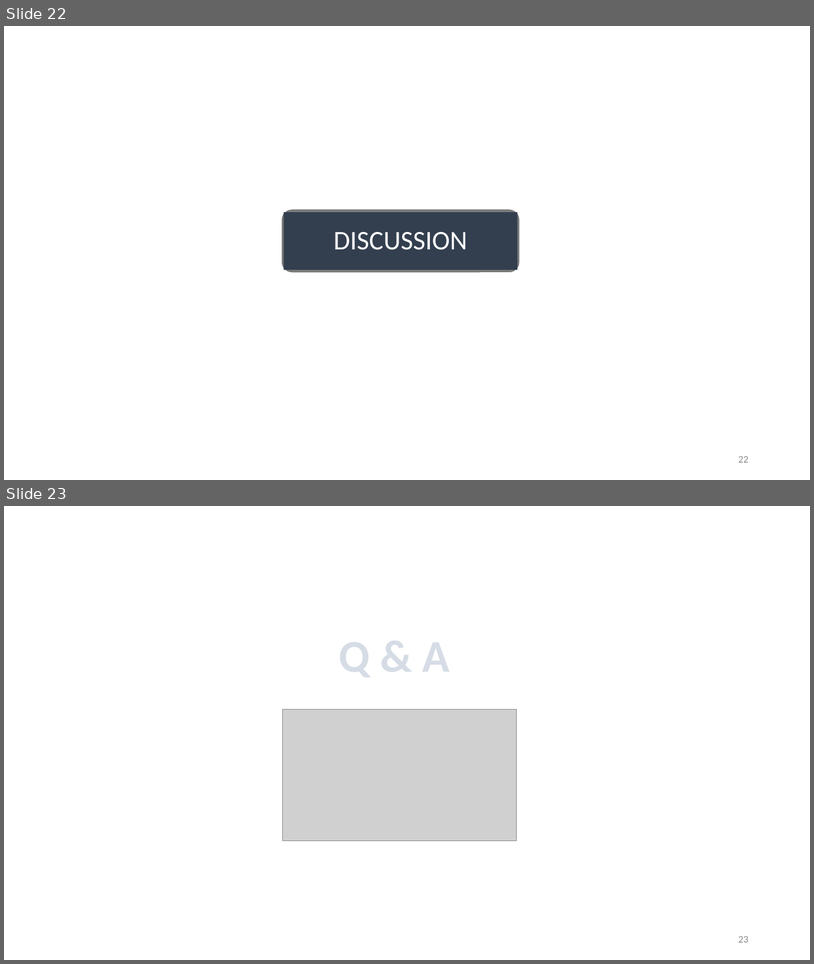
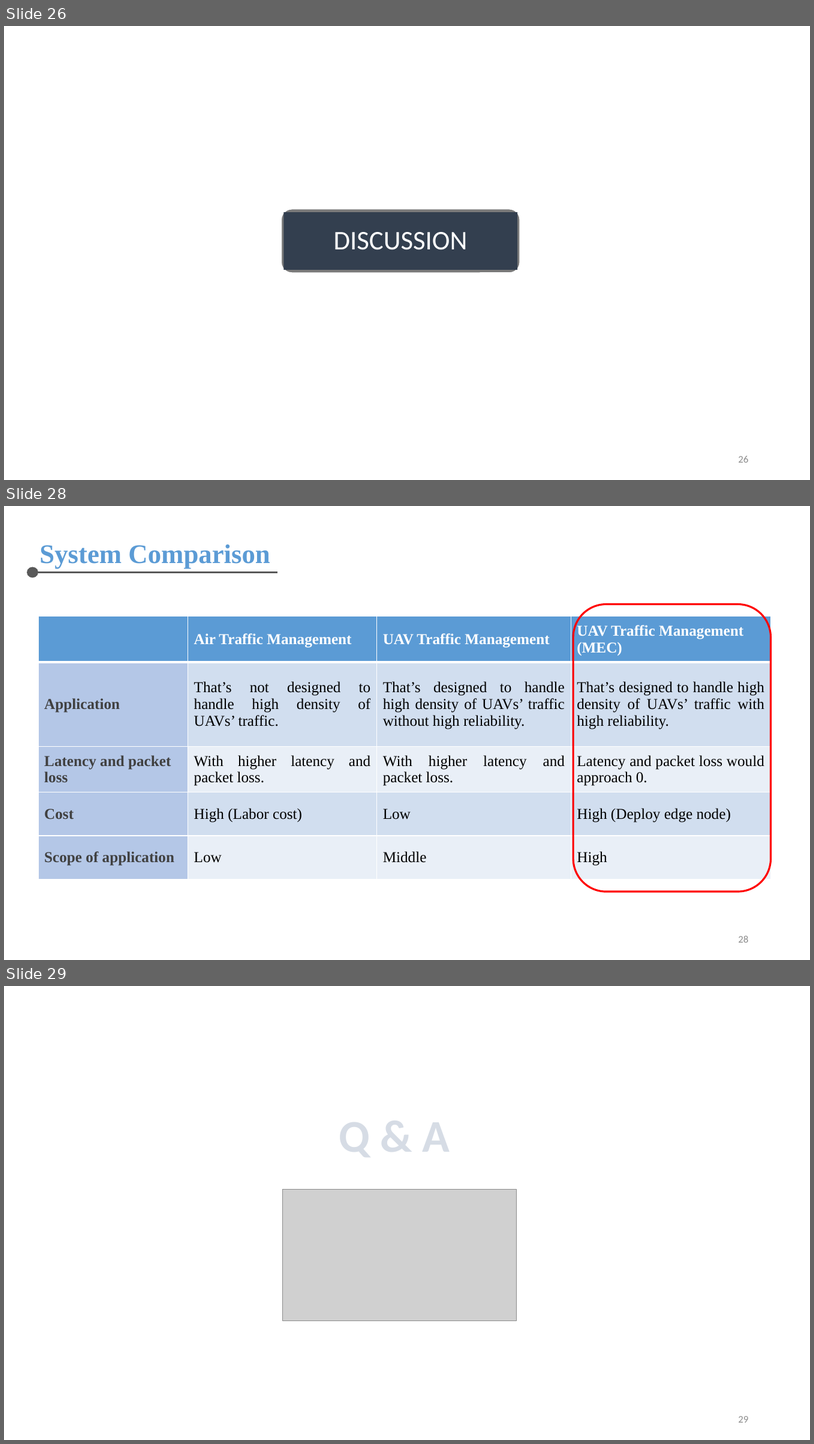
Before and after one commit to chris-nthu/communication, a slide deck: wireless_network/PaperReading/Report.pptx. Shown one above the other, each under a label of ours: slides 22 and 23 before the commit, slides 26, 28 and 29 after it; the slides between them are not shown. The pictures are 814x964 and 814x1444 pixels, drawn with LibreOffice and Linux fonts; fonts in the diff are those of the drawing; grey boxes stand for pictures. Boxes give left, top, right and bottom in pixels: in the first picture for what was removed or moved away, otherwise in the second. Text is boxed around its words. In the diff, an @@ line names an element or a change of style, - is before the commit and + after.

```diff
--- a/wireless_network/PaperReading/Report.pptx
+++ b/wireless_network/PaperReading/Report.pptx
@@ slide 28 added at [4, 506, 810, 960], background #FFFFFF @@
@@ text added at [39, 544, 270, 569], 32 pt, text #5B9BD5, bold @@
+System Comparison
@@ ellipse added at [27, 567, 38, 578], fill #595959 @@
@@ line added from (38, 573) to (278, 573), #595959 2 pt @@
@@ rounded rectangle added at [574, 604, 771, 891], outline #FF0000 2.25 pt @@
@@ table added at [38, 616, 772, 879], 5 rows, 4 columns @@
+ | Air Traffic Management | UAV Traffic Management | UAV Traffic Management (MEC)
+Application | That’s not designed to handle high density of UAVs’ traffic. | That’s designed to handle high density of UAVs’ traffic without high reliability. | That’s designed to handle high density of UAVs’ traffic with high reliability.
+Latency and packet loss | With higher latency and packet loss. | With higher latency and packet loss. | Latency and packet loss would approach 0.
+Cost | High (Labor cost) | Low | High (Deploy edge node)
+Scope of application | Low | Middle | High
@@ page number added at [738, 935, 749, 942], 12 pt, text #8C8C8C @@
+28
@@ what was slide 22 is now slide 26 @@
@@ page number at [738, 456, 749, 462]: text changed @@
-22
+26
@@ what was slide 23 is now slide 29 @@
@@ page number at [738, 1416, 749, 1422]: text changed @@
-23
+29
```
Also in this commit, not shown: 6 slides changed, 5 other slides added.
